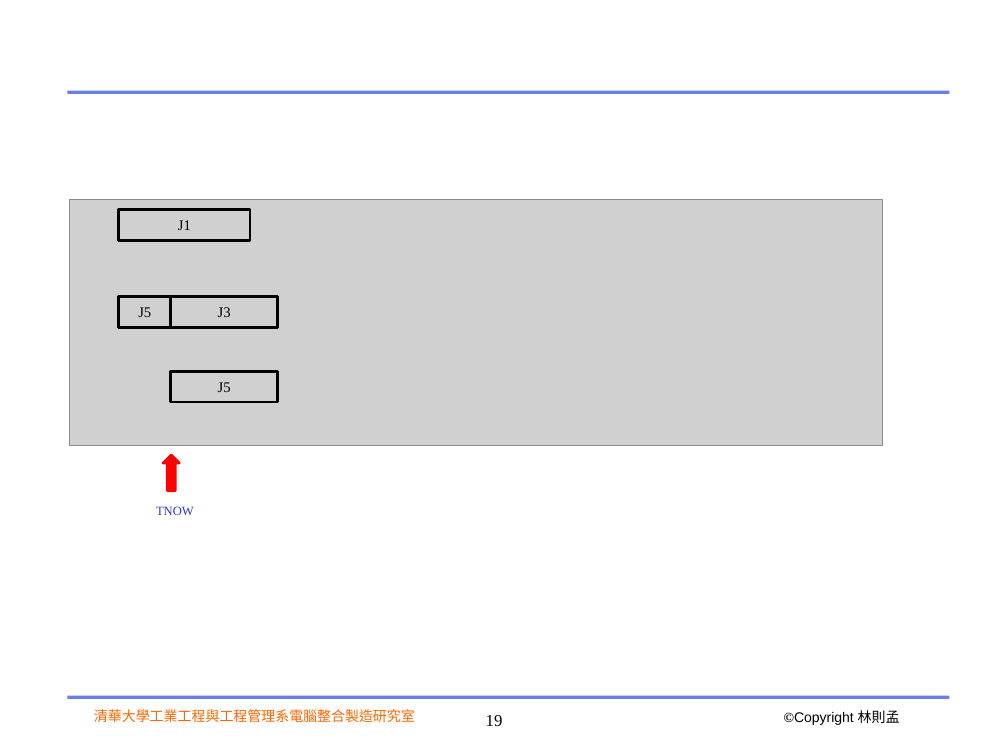
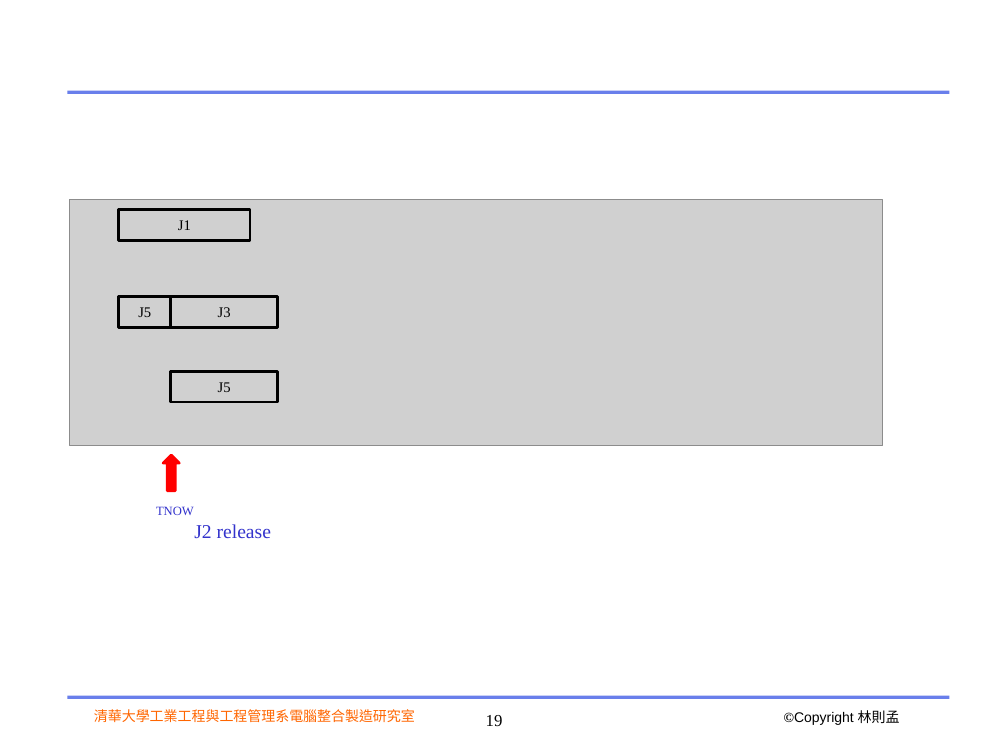
Before and after one commit to colinlee0924/ppc_ws, a slide deck: slide 19 of ppt/2020_DES_with_python.pptx. Drawn at 1008x756 pixels with LibreOffice and Linux fonts; fonts in the diff are those of the drawing; grey boxes stand for pictures; background and template pictures are left out. Boxes give left, top, right and bottom in pixels: in the first picture for what was removed or moved away, otherwise in the second. Text is boxed around its words. In the diff, an @@ line names an element or a change of style, - is before the commit and + after.

```diff
--- a/ppt/2020_DES_with_python.pptx
+++ b/ppt/2020_DES_with_python.pptx
@@ text added at (x1=194, y1=524, x2=271, y2=538), 14 pt, text #3333CC @@
+J2 release
```
Also in this commit, not shown: 3 other slides changed, 9 slides added, 6 slides removed, 4 other files.
